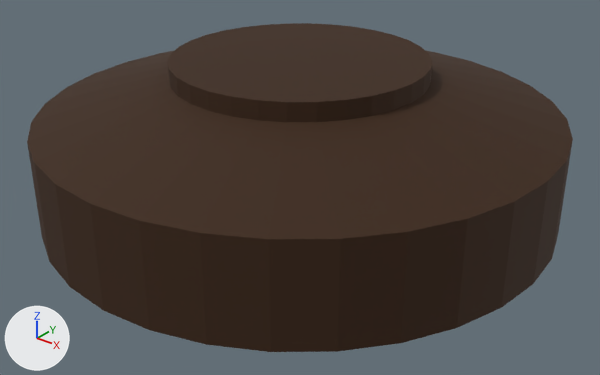
What one commit did to the FBX model Assets/Models/Grayboxing Assets/enveloppe_interieure 1.fbx.
One viewpoint serves both versions: a camera (50 mm lens) standing at (46.4, -58.2, 121.0) and looking at (1.2, -1.6, 86.0). The axes (+X, +Y, +Z) are drawn at lower left. The lights are the same throughout. Where no turn or scale is listed for an object, it has been applied to the vertices.

The first picture shows 'EnveloppeInterieure'.
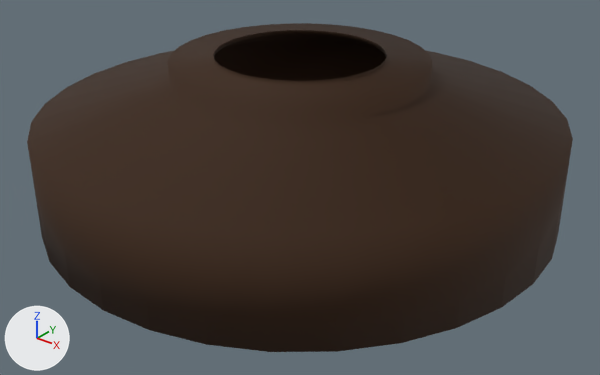
Boxes [x1, y1, x2, y2] around the edits, measured in the pictures (600 x 375 px):
part 1 of me_cylinder_003, built on: [168, 23, 432, 102] in both

Diff of the bpy script that builds the scene:
```diff
--- a/Assets/Models/Grayboxing Assets/enveloppe_interieure 1.fbx.py
+++ b/Assets/Models/Grayboxing Assets/enveloppe_interieure 1.fbx.py
@@ me_cylinder_003 @@
 # used by ob_enveloppeinterieure; location = (0.01, -0.16, 60.81)
-me_cylinder_003.from_pydata(...)  # 256 vertices, 226 faces; spans x -24.8..24.8, y -24.8..24.8, z 20.2..37.6
+me_cylinder_003.from_pydata(...)  # 320 vertices, 289 faces; spans x -24.8..24.8, y -24.8..24.8, z 20.2..38.0
+# me_cylinder_003 part 1
+# 1 face is deleted
+# 32 vertices are added at x -7.9..7.9, y -7.9..7.9, z 37.6
+# 32 new vertices lie (0.0, 0.0, 0.4) away from vertices in x -7.9..7.9, y -7.9..7.9, z 37.6
+# 64 new faces join them
+# me_cylinder_003 part 2: the surface is now shaded smooth
 me_cylinder_003.materials.append(mat_material_005)
```
